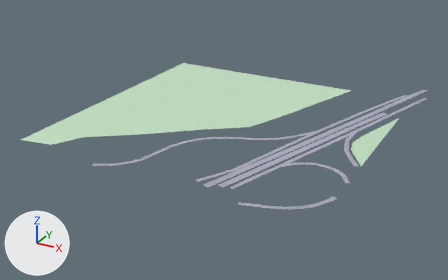
The glTF model white-model-six-districts/chunks/94_103_mid.glb, before and after one commit.
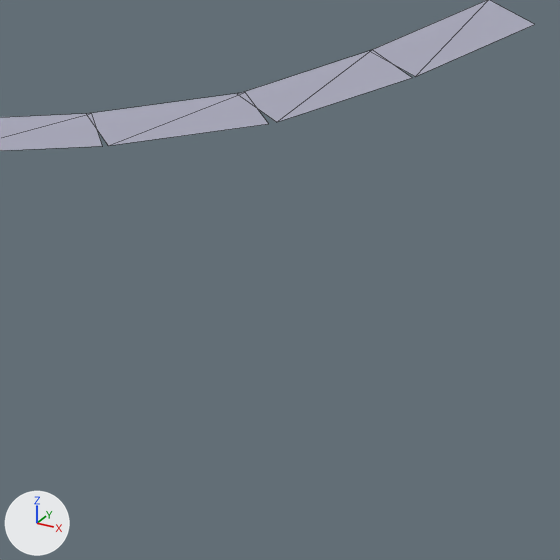
Old and new are each drawn whole from a 50 mm lens placed at (-12285.0, -1614.0, 406.0), pointed at (-12759.0, -753.0, -25.0) and again close up on the part from 65% to 76% of the width and 70% to 87% of the height. Arrows for +X, +Y and +Z are at lower left; the lights stay in place. The older version's two pictures come first. The close-ups show mesh edges as thin lines. Vertices at exactly the same position are counted once.

Before the edit, the objects in view are built like this:
```python
me_mesh_0 = bpy.data.meshes.new('Mesh_0')
me_mesh_0.from_pydata(...)  # 205 vertices, 107 faces; spans x -13000.0..-12476.0, y -1000.0..-443.0, z 12.0..19.0
me_mesh_0.materials.append(mat_material_0)
ob_mesh_0 = bpy.data.objects.new('Mesh_0', me_mesh_0)
ob_mesh_0.location = (0.0, 0.0, 0.0)
```
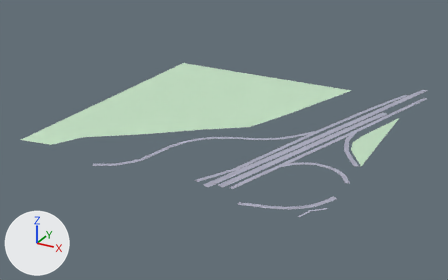
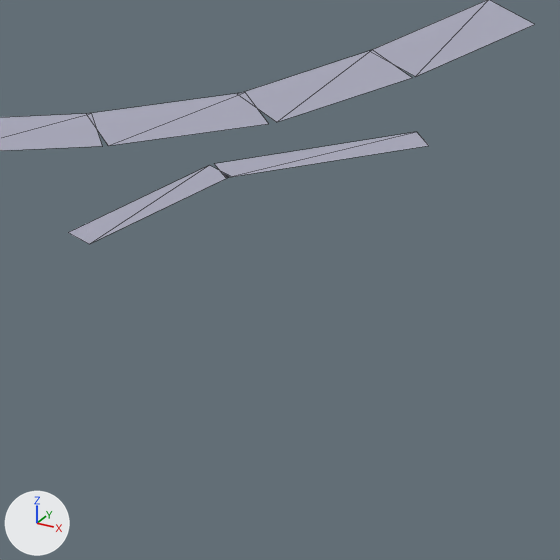
Changed parts and their boxes [x1, y1, x2, y2] in the close-ups (560 x 560 px):
'Mesh_0', reshaped: before [0, 0, 535, 151]; after [0, 0, 535, 244]
part 1 of me_mesh_0, added: after [68, 132, 429, 244]

Diff of the bpy script that builds the scene:
```diff
--- a/white-model-six-districts/chunks/94_103_mid.glb.py
+++ b/white-model-six-districts/chunks/94_103_mid.glb.py
@@ me_mesh_0 @@
 # used by ob_mesh_0; location = (0.0, 0.0, 0.0)
 # verts and faces of me_mesh_0; kept vertices keep their numbers, new ones are numbered from 205
-me_mesh_0.from_pydata(...)  # 205 vertices, 107 faces; spans x -13000.0..-12476.0, y -1000.0..-443.0, z 12.0..19.0
+me_mesh_0.from_pydata(...)  # 213 vertices, 111 faces; spans x -13000.0..-12476.0, y -1000.0..-443.0, z 12.0..19.0
+# me_mesh_0 part 1
+verts[205] = (-12519.0, -999.0, 18.0)  # pixel (89, 244)
+verts[206] = (-12512.0, -979.0, 18.0)  # pixel (230, 176)
+verts[207] = (-12514.0, -978.0, 18.0)  # pixel (209, 165)
+verts[208] = (-12522.0, -998.0, 18.0)  # pixel (68, 232)
+verts[209] = (-12512.0, -979.0, 18.0)  # pixel (225, 177)
+verts[210] = (-12496.0, -963.0, 18.0)  # pixel (428, 145)
+verts[211] = (-12498.0, -961.0, 18.0)  # pixel (416, 131)
+verts[212] = (-12514.0, -977.0, 18.0)  # pixel (214, 163)
+faces += [(205, 206, 207), (205, 207, 208), (209, 210, 211), (209, 211, 212)]
 me_mesh_0.materials.append(mat_material_0)
```
